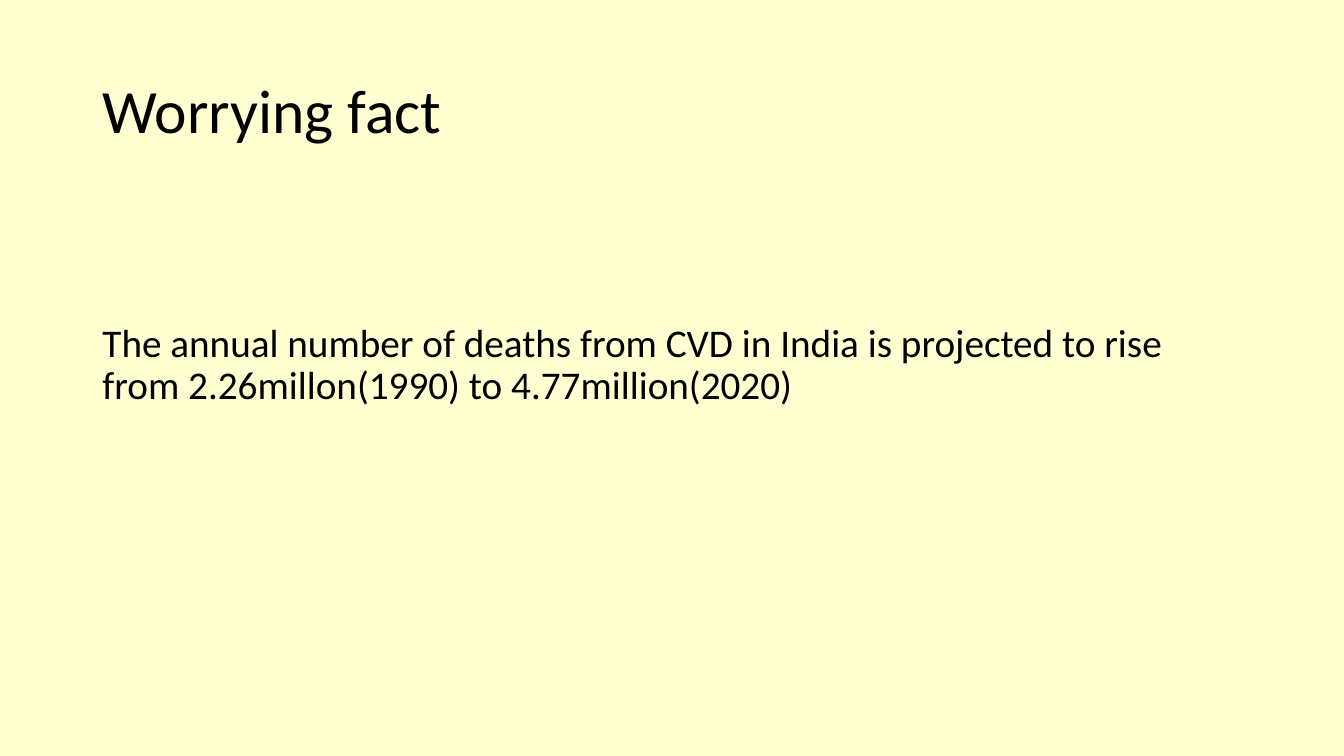
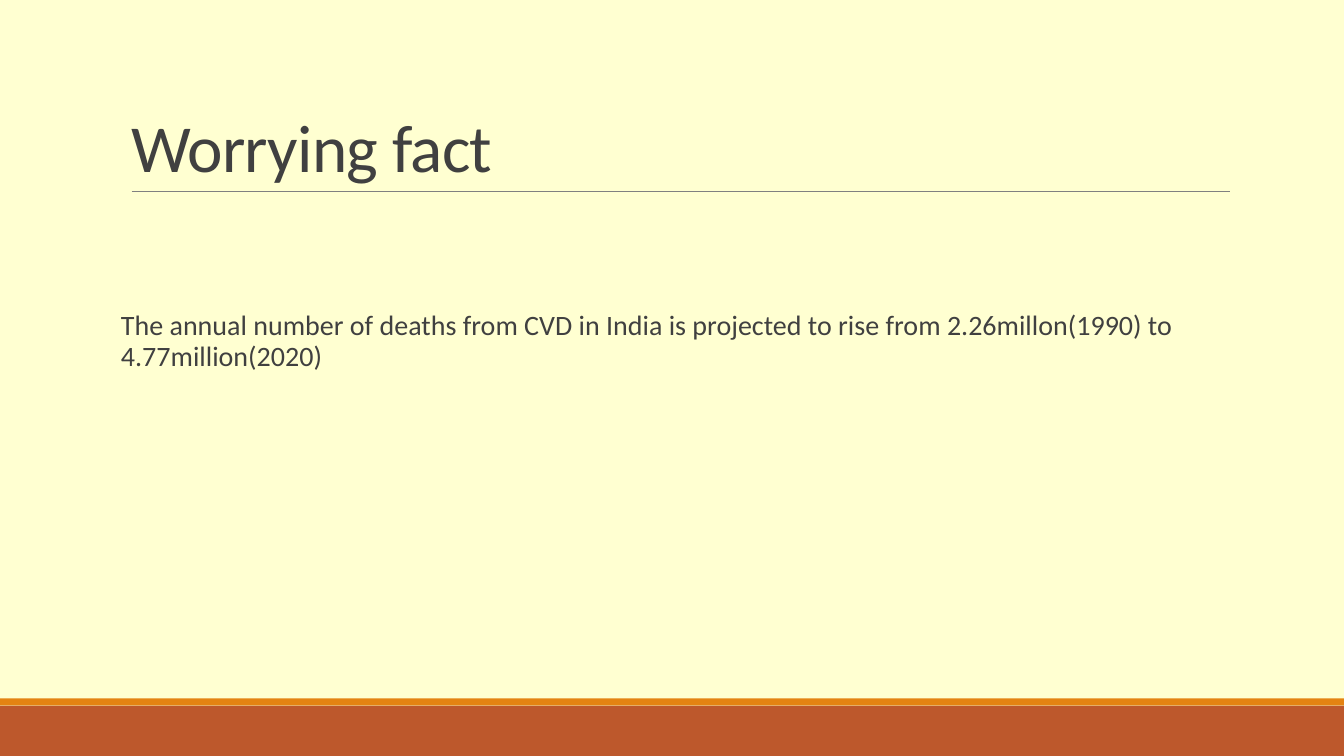
Before and after one commit to Mano181/Heart_Disease_Prediction, a slide deck: slide 2 of Heart Disease Prediction.pptx. Drawn at 1344x756 pixels with LibreOffice and Linux fonts; fonts in the diff are those of the drawing. Boxes give left, top, right and bottom in pixels: in the first picture for what was removed or moved away, otherwise in the second. Text is boxed around its words. In the diff, an @@ line names an element or a change of style, - is before the commit and + after.

Commit message:
Updated PPT

```diff
--- a/Heart Disease Prediction.pptx
+++ b/Heart Disease Prediction.pptx
@@ title "Worrying fact": place and size @@
-title "Worrying fact" at (102,90,441,144)
+title "Worrying fact" at (131,126,492,184)
@@ title "Worrying fact" at (131,126,492,184): size 44 to 48 pt, text colour #000000 to #404040, letter spacing 0 to -0.5 pt; line spacing 0.9 to 0.85; vertical alignment middle to bottom @@
@@ text "The annual number of deaths ...": place and size @@
-text "The annual number of deaths ..." at (102,329,1161,405)
+text "The annual number of deaths ..." at (121,314,1172,370)
@@ text "The annual number of deaths ..." at (121,314,1172,370): size 28 to 20 pt, text colour #000000 to #404040; more space between paragraphs @@
@@ line added from (132, 192) to (1231, 192), #808080 0.5 pt @@
@@ rectangle added at (0,706,1344,756), fill #BD582C @@
@@ rectangle added at (0,699,1344,706), fill #E48312 @@
```
Also in this commit, not shown: 3 other slides changed, 1 slide added.
